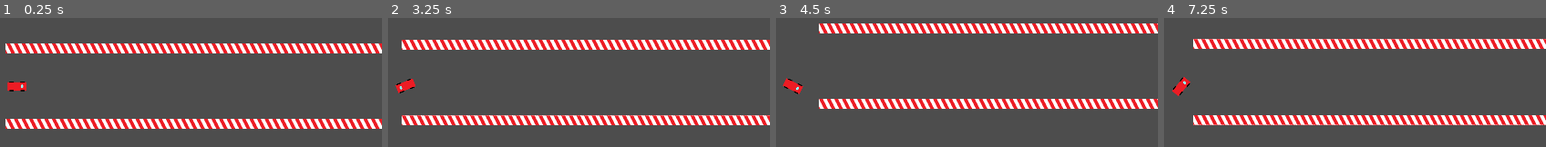
Above: before the commit, frames 1-4 (left to right).
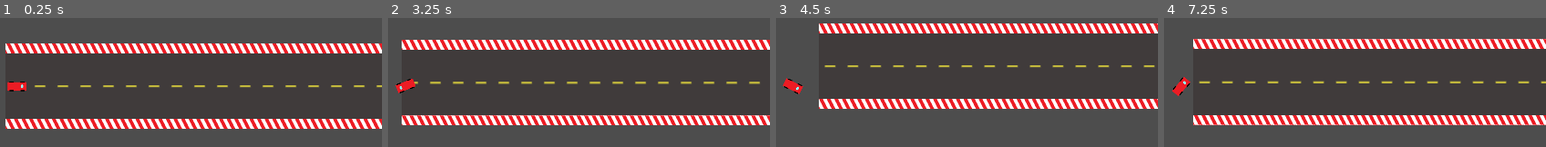
Above: after the commit, the same moments.

Repository: PixelWolf8976/BAISD-AT-at-game
Game: Godot game, scene res://Scenes/base_test_scene.tscn
The game is run twice, just before and just after one commit, with the same random seed, the same clock (stepped at 60 frames per second) and the same inputs.
Inputs:
- Up to frame 1 (0.25 s): no input
- Up to frame 2 (3.25 s): tap Enter at 0.5, 2.75 s; hold Right (turn_right) 0.53-1.28 s; hold Left (turn_left) 1.28-2.03 s; tap Space at 2 s; hold Right (turn_right) 2.03-2.78 s; hold Up (drive_forward) from 2.78 s (still down)
- Up to frame 3 (4.5 s): release Up (drive_forward) at 3.53 s; hold Left (turn_left) from 3.53 s (still down)
- Up to frame 4 (7.25 s): release Left (turn_left) at 5.78 s; hold Right (turn_right) 5.78-6.53 s; tap Space at 6.5 s; hold Up (drive_forward) from 6.53 s (still down)

The runs differ from the first frame. In frame 1, 0.6% of the frame differs, in the area x 9-100%, y 52-54%; in frame 2, 0.9%, in the area x 6-98%, y 49-52%; in frame 3, 0.6%; in frame 4, 0.9%.

Commit message:
added road

Diff:
--- a/Scenes/base_test_scene.tscn
+++ b/Scenes/base_test_scene.tscn
@@ -1,6 +1,6 @@
 [gd_scene load_steps=5 format=3 uid="uid://c8kjijcmsnr0y"]
 
-[ext_resource type="PackedScene" uid="uid://baajkcg4mw3jk" path="res://Scenes/Player.tscn" id="1_1y3cj"]
+[ext_resource type="PackedScene" uid="uid://baajkcg4mw3jk" path="res://Scenes/player.tscn" id="1_1y3cj"]
 [ext_resource type="Script" path="res://Resources/CameraScript.gd" id="3_5kjtc"]
 [ext_resource type="PackedScene" uid="uid://cycx54k60s5it" path="res://Things/Path.tscn" id="3_68vrh"]
 [ext_resource type="PackedScene" uid="uid://dm8f72kl05gg" path="res://Things/Corner.tscn" id="4_f7uof"]
--- a/Things/Path.tscn
+++ b/Things/Path.tscn
@@ -1,6 +1,7 @@
-[gd_scene load_steps=2 format=3 uid="uid://cycx54k60s5it"]
+[gd_scene load_steps=3 format=3 uid="uid://cycx54k60s5it"]
 
-[ext_resource type="PackedScene" uid="uid://pvkwa02gp8lm" path="res://Scenes/Barrier.tscn" id="1_nmdvo"]
+[ext_resource type="PackedScene" uid="uid://pvkwa02gp8lm" path="res://Scenes/barrier.tscn" id="1_nmdvo"]
+[ext_resource type="Texture2D" uid="uid://obq1pgdeiiou" path="res://Resources/BAISD-AT Game Road.png" id="2_das0o"]
 
 [node name="Barriers" type="Node2D"]
 
@@ -10,3 +11,10 @@
 [node name="StaticBody2D2" parent="." instance=ExtResource("1_nmdvo")]
 position = Vector2(0, -200)
 rotation = 1.5708
+
+[node name="Sprite2D" type="Sprite2D" parent="."]
+z_index = -1
+position = Vector2(-0.0654745, -100)
+rotation = 1.5708
+scale = Vector2(1, 1.20298)
+texture = ExtResource("2_das0o")
Binary file added: Resources/BAISD-AT Game Road.png
Not shown, added: Resources/BAISD-AT Game Road.png.import
